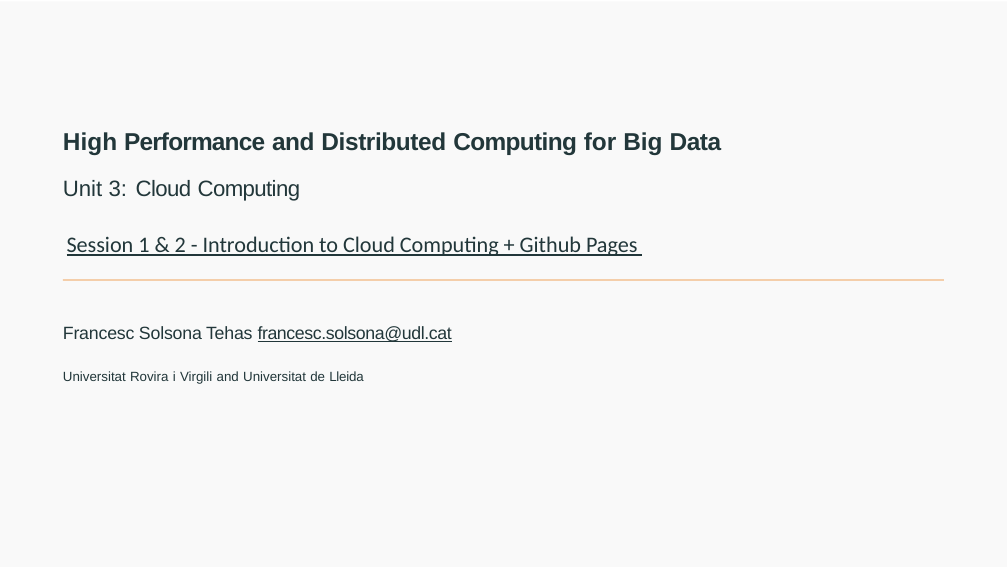
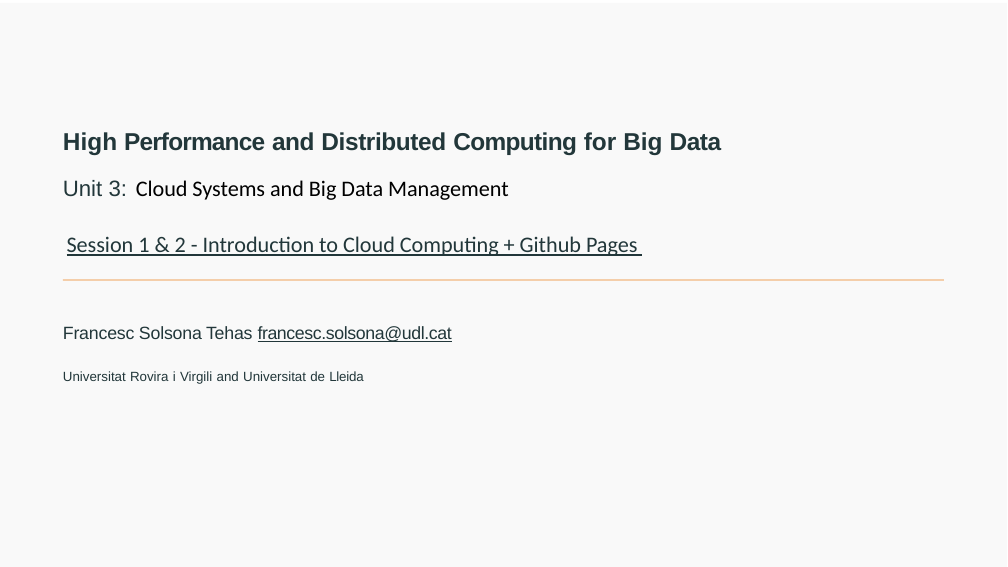
Before and after one commit to joanpaucm/HPDCB, a slide deck: slide 1 of src/slides/Session 1 and 2 - Introduction to Cloud Computing + Github Pages-2026.pptx. Drawn at 1008x567 pixels with LibreOffice and Linux fonts; fonts in the diff are those of the drawing. Boxes give left, top, right and bottom in pixels: in the first picture for what was removed or moved away, otherwise in the second. Text is boxed around its words. In the diff, an @@ line names an element or a change of style, - is before the commit and + after.

```diff
--- a/src/slides/Session 1 and 2 - Introduction to Cloud Computing + Github Pages-2026.pptx
+++ b/src/slides/Session 1 and 2 - Introduction to Cloud Computing + Github Pages-2026.pptx
@@ freeform shape at bbox=[0, 3, 1006, 567]: outline redrawn @@
@@ text at bbox=[63, 180, 509, 200]: text changed; font Arial to Calibri; text colour #22373A to #000000 @@
-Unit 3: Cloud Computing
+Unit 3: Cloud Systems and Big Data Management
```
Also in this commit, not shown: 8 other files.
